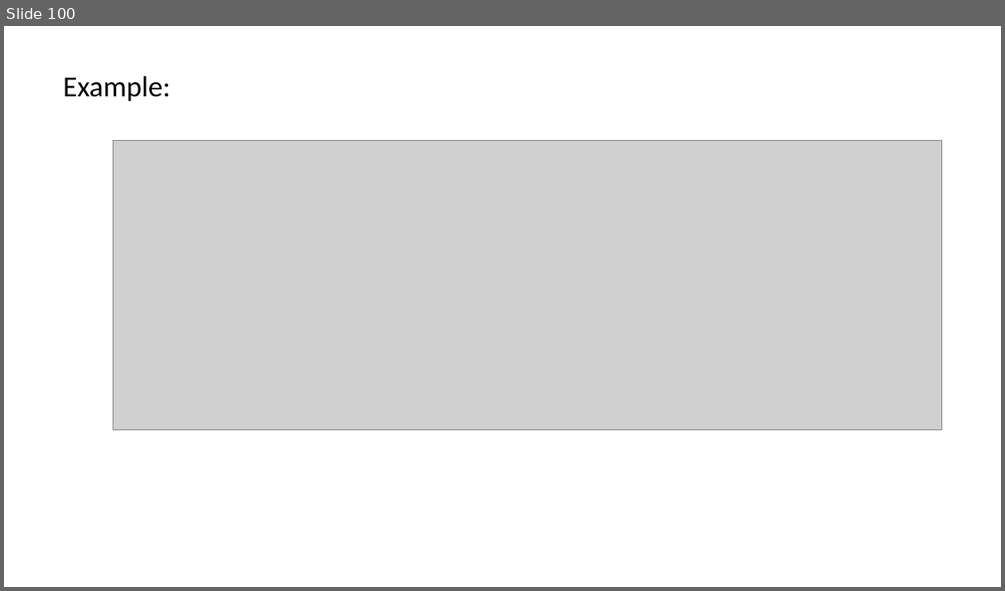
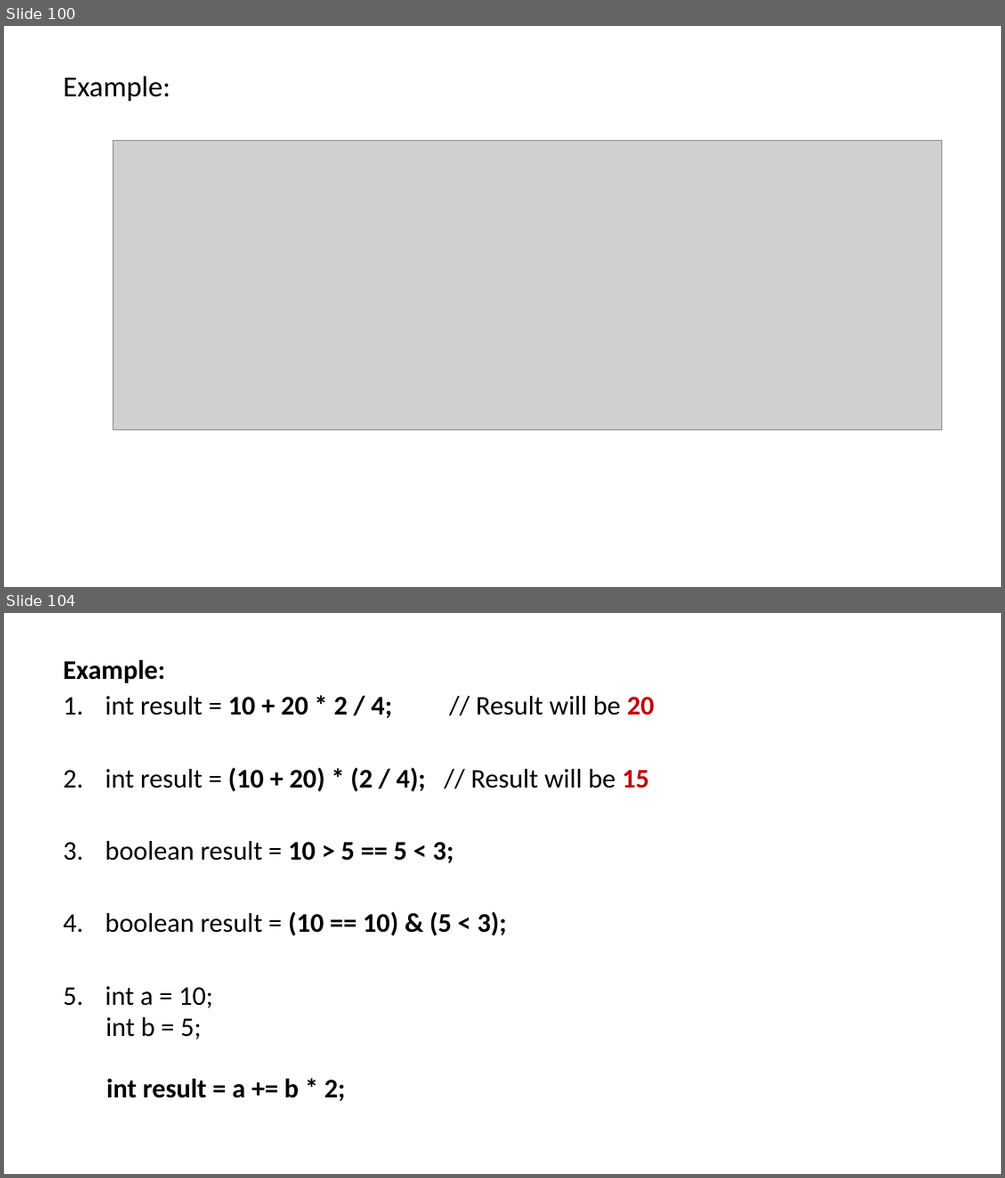
Before and after one commit to PRAMOD-VISHNU-NAIK/MCA-2nd-Sem-Shridevi-College, a slide deck: Theory Class-Notes/Java MCA-2.pptx. Shown one above the other, each under a label of ours: slide 100 before the commit, slides 100 and 104 after it; the slides between them are not shown. The pictures are 1005x591 and 1005x1178 pixels, drawn with LibreOffice and Linux fonts; fonts in the diff are those of the drawing; grey boxes stand for pictures. Boxes give left, top, right and bottom in pixels: in the first picture for what was removed or moved away, otherwise in the second. Text is boxed around its words. In the diff, an @@ line names an element or a change of style, - is before the commit and + after.

```diff
--- a/Theory Class-Notes/Java MCA-2.pptx
+++ b/Theory Class-Notes/Java MCA-2.pptx
@@ slide 104 added at bbox=[4, 613, 1001, 1174], background #FFFFFF @@
@@ text added at bbox=[63, 659, 655, 1101], 25.9 pt, text #000000 @@
+Example:
+1. int result = 10 + 20 * 2 / 4; // Result will be 20
+2. int result = (10 + 20) * (2 / 4); // Result will be 15
+3. boolean result = 10 > 5 == 5 < 3;
+4. boolean result = (10 == 10) & (5 < 3);
+5. int a = 10;
+  int b = 5;
+  int result = a += b * 2;
```
Also in this commit, not shown: 3 slides changed, 6 other slides added.
